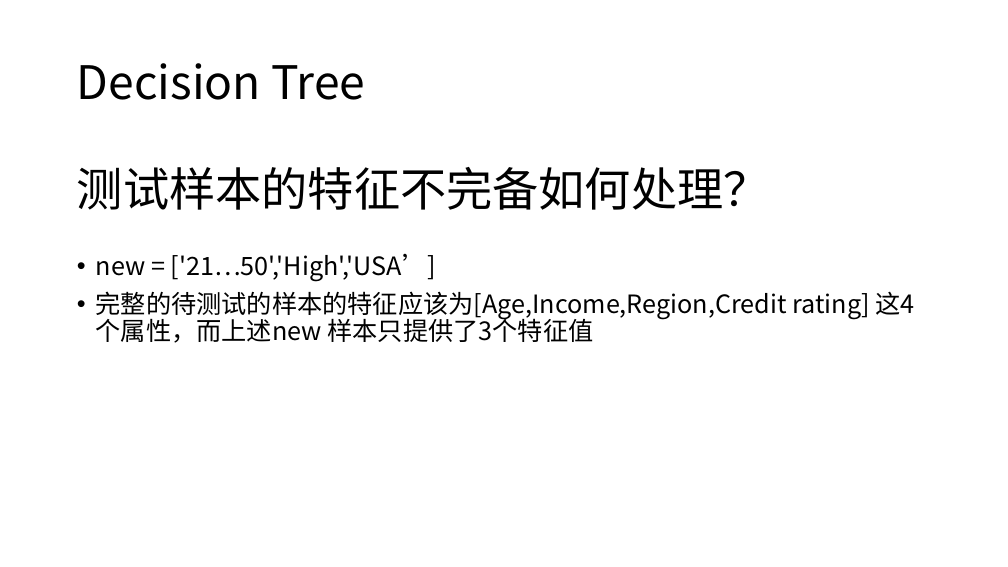
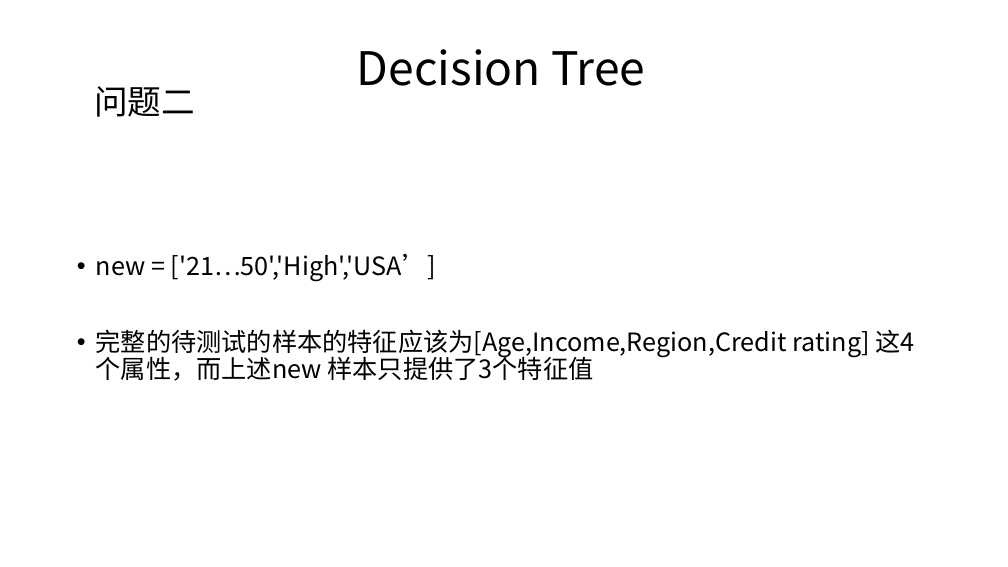
Before and after one commit to JackLuSun/InfoTheory, a slide deck: slide 5 of GroupHomework/Record.pptx (slide 7 before the commit). Drawn at 1008x567 pixels with LibreOffice and Linux fonts; fonts in the diff are those of the drawing. Boxes give left, top, right and bottom in pixels: in the first picture for what was removed or moved away, otherwise in the second. Text is boxed around its words. In the diff, an @@ line names an element or a change of style, - is before the commit and + after.

Commit message:
decision tree done!

```diff
--- a/GroupHomework/Record.pptx
+++ b/GroupHomework/Record.pptx
@@ text "Decision Tree": place and size @@
-text "Decision Tree" at (77, 63, 365, 100)
+text "Decision Tree" at (357, 49, 645, 86)
@@ text "Decision Tree" at (357, 49, 645, 86): alignment left to centre @@
@@ text added at (94, 86, 195, 117), 32 pt, text #000000 @@
+问题二
@@ title removed at (77, 167, 770, 210) @@
-测试样本的特征不完备如何处理？
@@ text "new = ['21…50','High','USA’]" rewrapped from (96, 253, 914, 343) to (96, 253, 914, 381) @@
```
Also in this commit, not shown: 4 other slides changed, 1 slide added, 1 slide removed, 2 other files.
